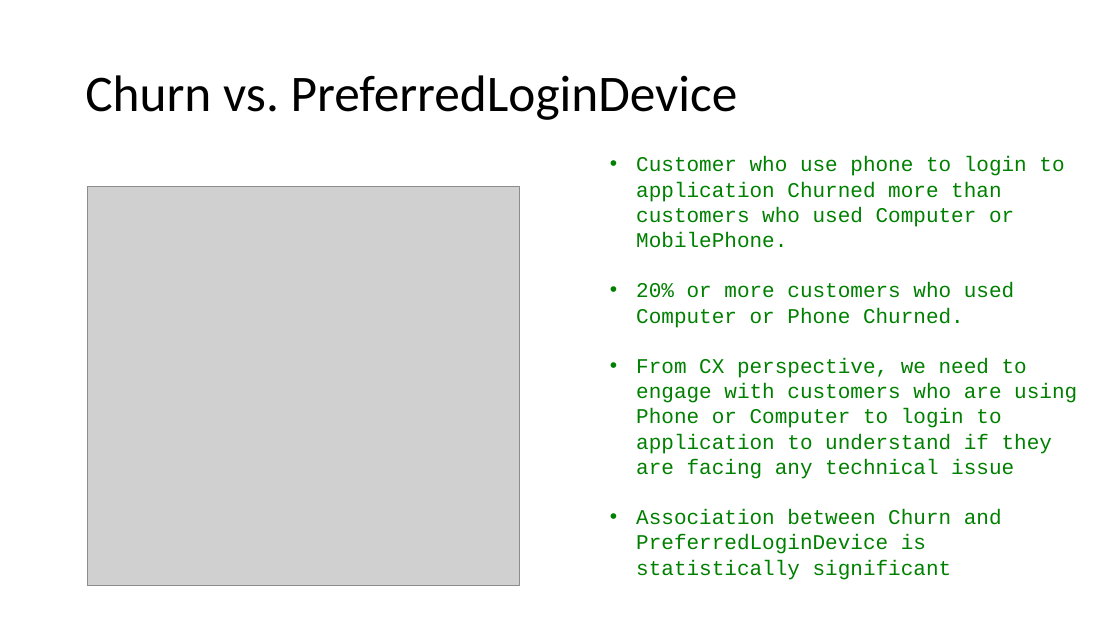
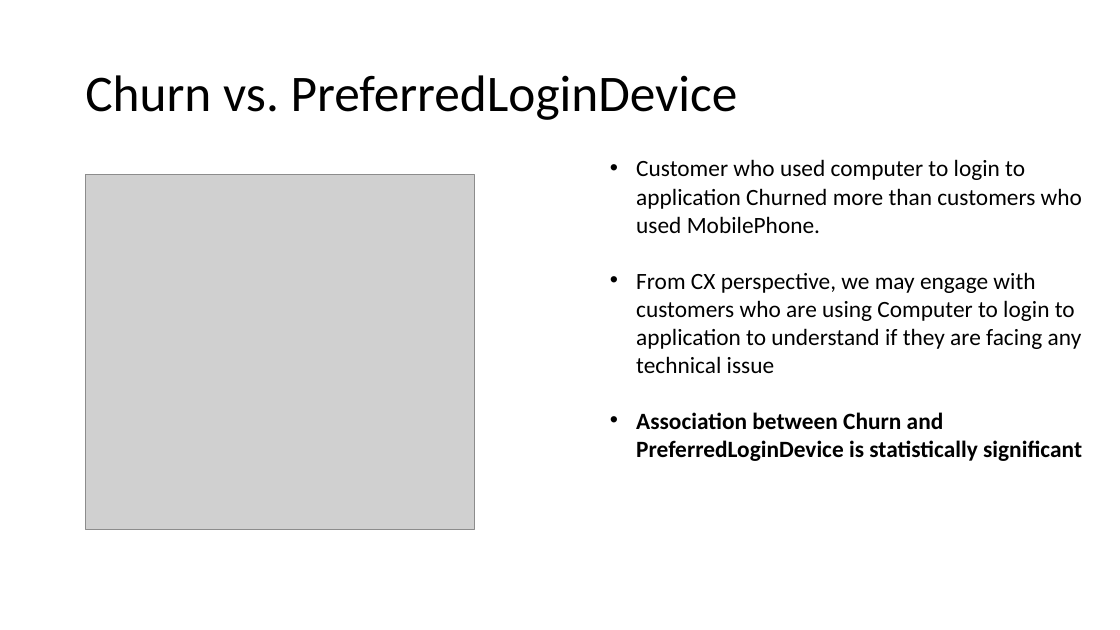
Before and after one commit to jalalmahmud/churn-analysis, a slide deck: slide 11 of Presentation-Churn-JalalMahmud.pptx (slide 9 before the commit). Drawn at 1120x630 pixels with LibreOffice and Linux fonts; fonts in the diff are those of the drawing; grey boxes stand for pictures. Boxes give left, top, right and bottom in pixels: in the first picture for what was removed or moved away, otherwise in the second. Text is boxed around its words. In the diff, an @@ line names an element or a change of style, - is before the commit and + after.

```diff
--- a/Presentation-Churn-JalalMahmud.pptx
+++ b/Presentation-Churn-JalalMahmud.pptx
@@ picture: place and size @@
-picture at [87,187,519,586]
+picture at [86,175,475,529]
@@ text at [636,159,1082,373]: text changed; size 18 to 20 pt; font Courier New to Calibri; text colour #008000 to #000000 @@
-• Customer who use phone to login to application Churned more than customers who used Computer or MobilePhone.
-• 20% or more customers who used Computer or Phone Churned.
-• From CX perspective, we need to engage with customers who are using Phone or Computer to login to application to understand if they are facing any technical issue
+• Customer who used computer to login to application Churned more than customers who used MobilePhone.
+• From CX perspective, we may engage with customers who are using Computer to login to application to understand if they are facing any technical issue
@@ text at [636,412,1082,461]: size 18 to 20 pt, font Courier New to Calibri, text colour #008000 to #000000, bold on in "Association between Churn and PreferredLoginDevice is statis ..." @@
```
Also in this commit, not shown: 24 other slides changed, 3 slides added, 1 slide removed.
